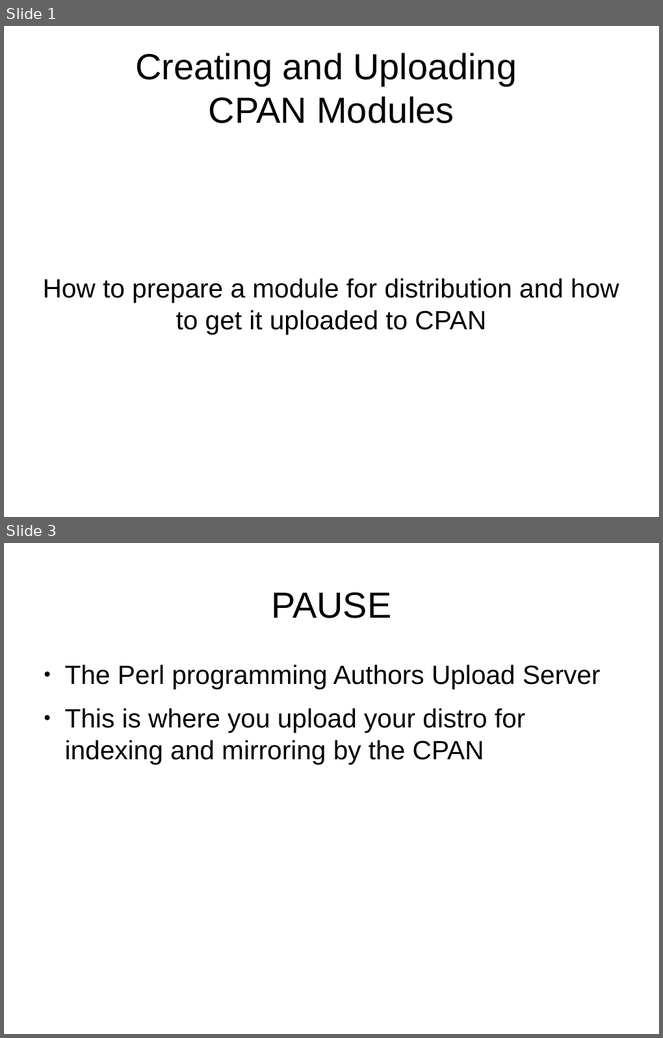
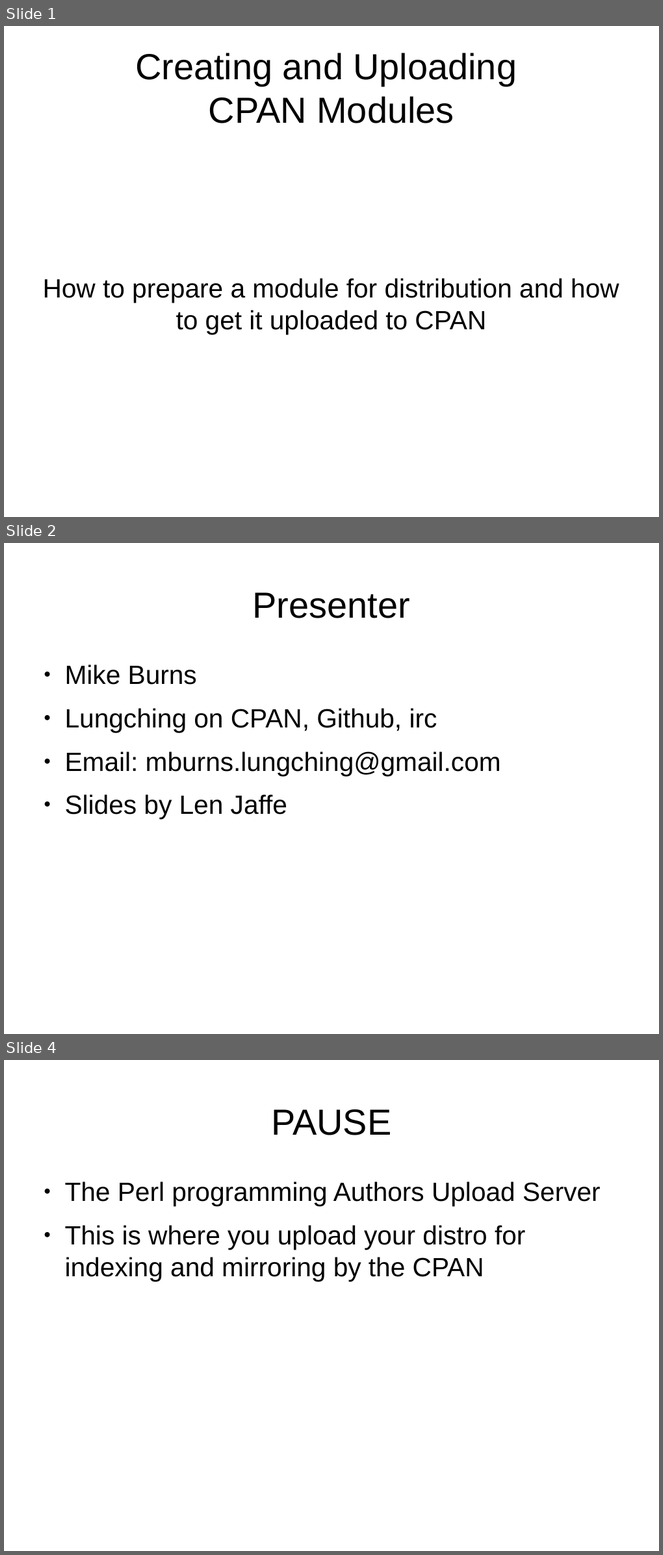
Before and after one commit to genehack/perl-beginner-talks, a slide deck: intro-to-cpan-creating-and-uploading/BeginnersGuideToCreatingAndUploadingCPANModules.odp. Shown one above the other, each under a label of ours: slides 1 and 3 before the commit, slides 1, 2 and 4 after it; the slides between them are not shown. The pictures are 663x1038 and 663x1555 pixels, drawn with LibreOffice and Linux fonts; fonts in the diff are those of the drawing. Boxes give left, top, right and bottom in pixels: in the first picture for what was removed or moved away, otherwise in the second. Text is boxed around its words. In the diff, an @@ line names an element or a change of style, - is before the commit and + after.

Commit message:
Modified slides on CPAN Testers Took out slides on Requesting Namespace Added slides on versioning and developer releases Added slides on Dist::Zilla other random tweaks

```diff
--- a/intro-to-cpan-creating-and-uploading/BeginnersGuideToCreatingAndUploadingCPANModules.odp
+++ b/intro-to-cpan-creating-and-uploading/BeginnersGuideToCreatingAndUploadingCPANModules.odp
@@ slide 2 added at (4, 543, 659, 1034), background #FFFFFF @@
@@ title added at (253, 592, 410, 618), 44 pt, text #000000 @@
+Presenter
@@ text added at (65, 665, 501, 819), 32 pt, text #000000 @@
+● Mike Burns
+● Lungching on CPAN, Github, irc
+● Email: mburns.lungching@gmail.com
+● Slides by Len Jaffe
@@ what was slide 3 is now slide 4 @@
```
Also in this commit, not shown: 8 other slides added, 6 slides removed.
